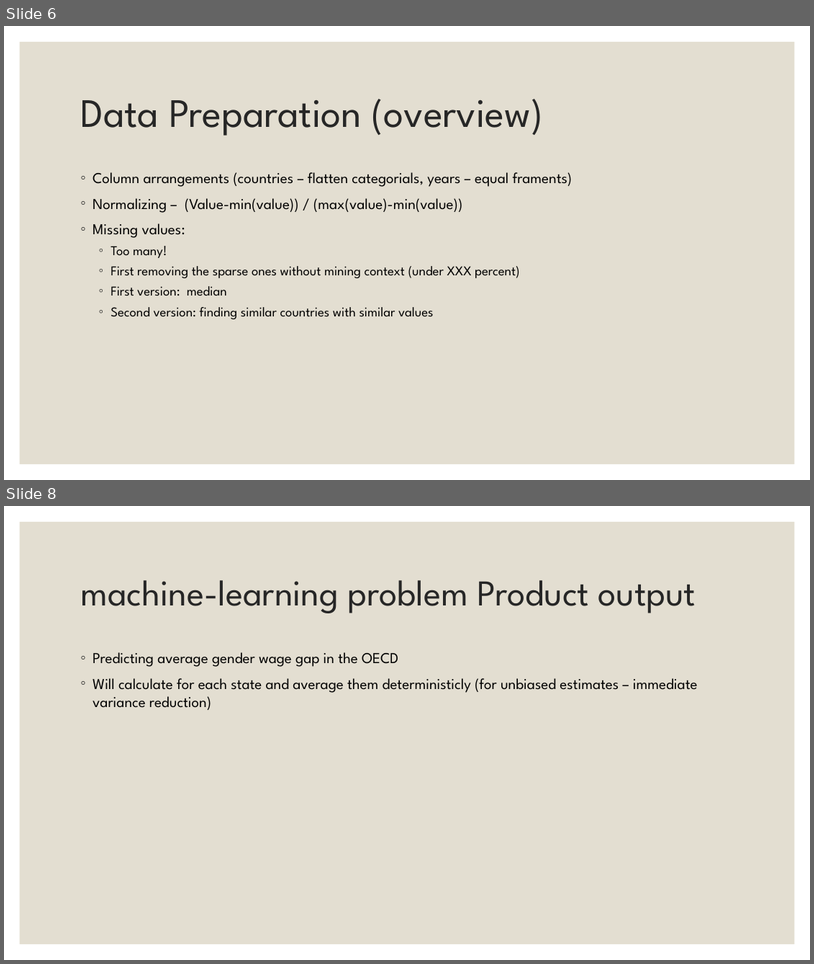
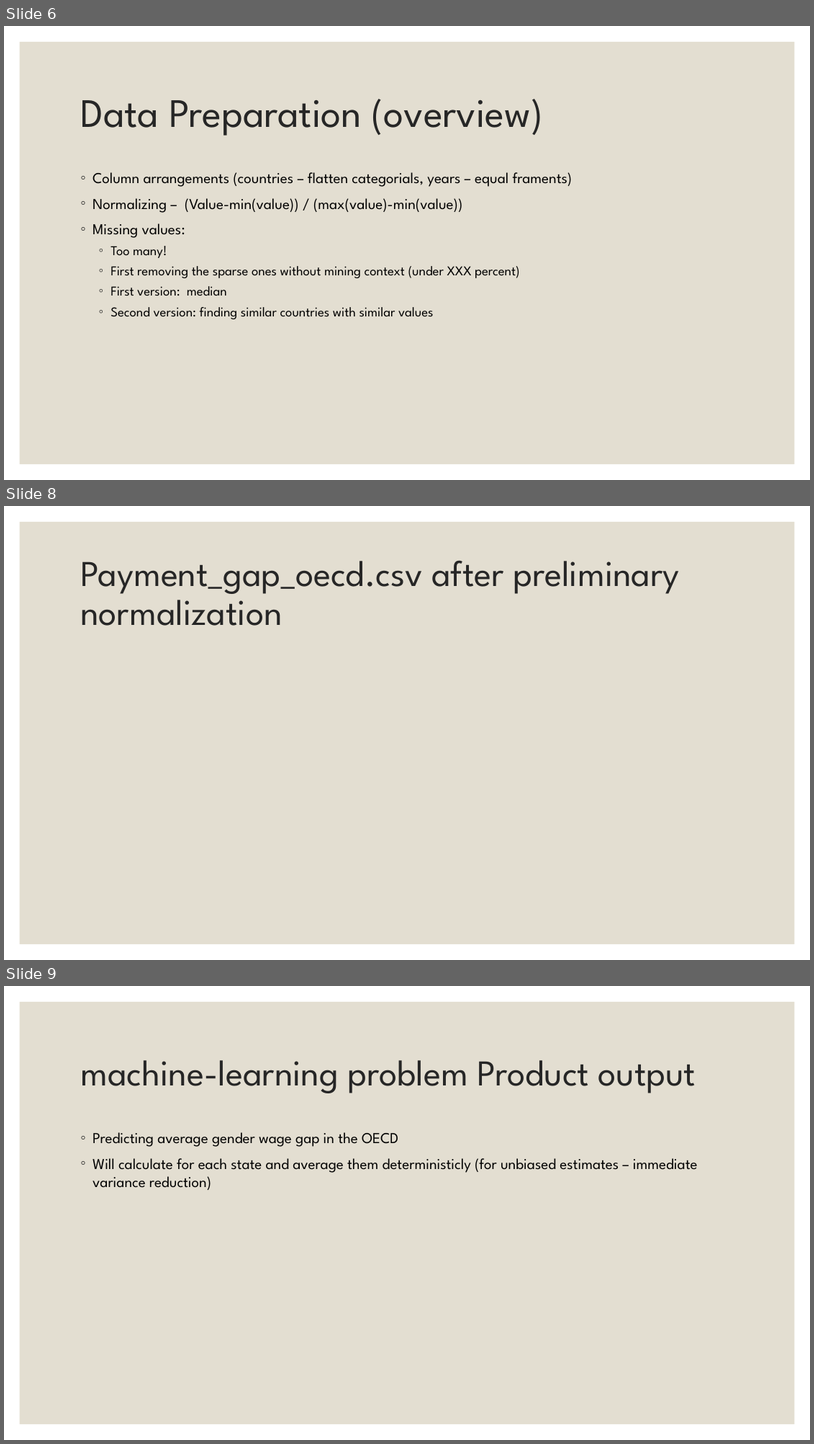
Before and after one commit to EylonSaadon/DataScienceWorkShop, a slide deck: Sallary gap predictionfrom Project Demo.pptx. Shown one above the other, each under a label of ours: slides 6 and 8 before the commit, slides 6, 8 and 9 after it; the slides between them are not shown. The pictures are 814x964 and 814x1444 pixels, drawn with LibreOffice and Linux fonts; fonts in the diff are those of the drawing. Boxes give left, top, right and bottom in pixels: in the first picture for what was removed or moved away, otherwise in the second. Text is boxed around its words. In the diff, an @@ line names an element or a change of style, - is before the commit and + after.

```diff
--- a/Sallary gap predictionfrom Project Demo.pptx
+++ b/Sallary gap predictionfrom Project Demo.pptx
@@ slide 8 added at bbox=[4, 506, 810, 960], background #FFFFFF; not listed: 1 template element that a slide beside it also shows @@
@@ title added at bbox=[80, 560, 680, 626], 43.2 pt, text #262626 @@
+Payment_gap_oecd.csv after preliminary normalization
@@ what was slide 8 is now slide 9 @@
```
Also in this commit, not shown: 1 slide changed.
